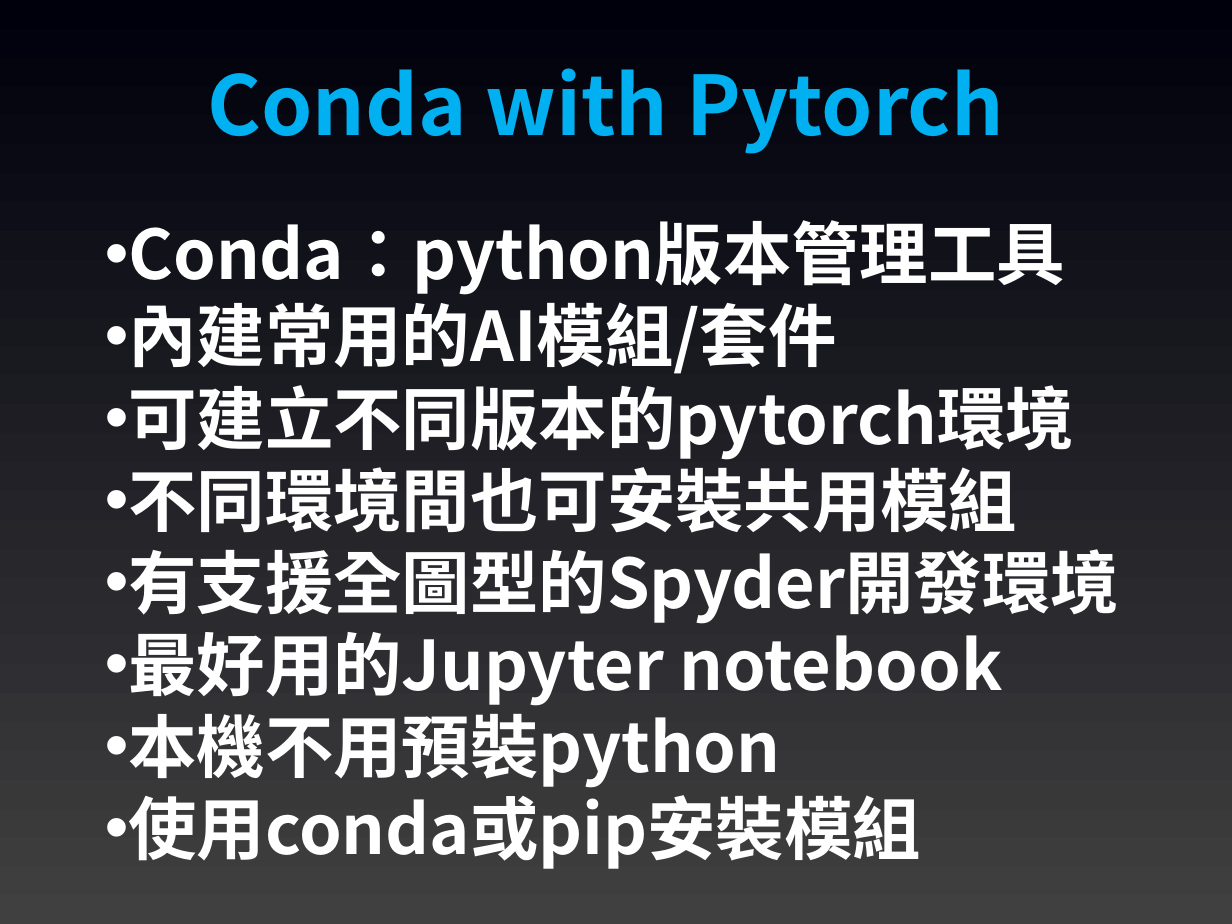
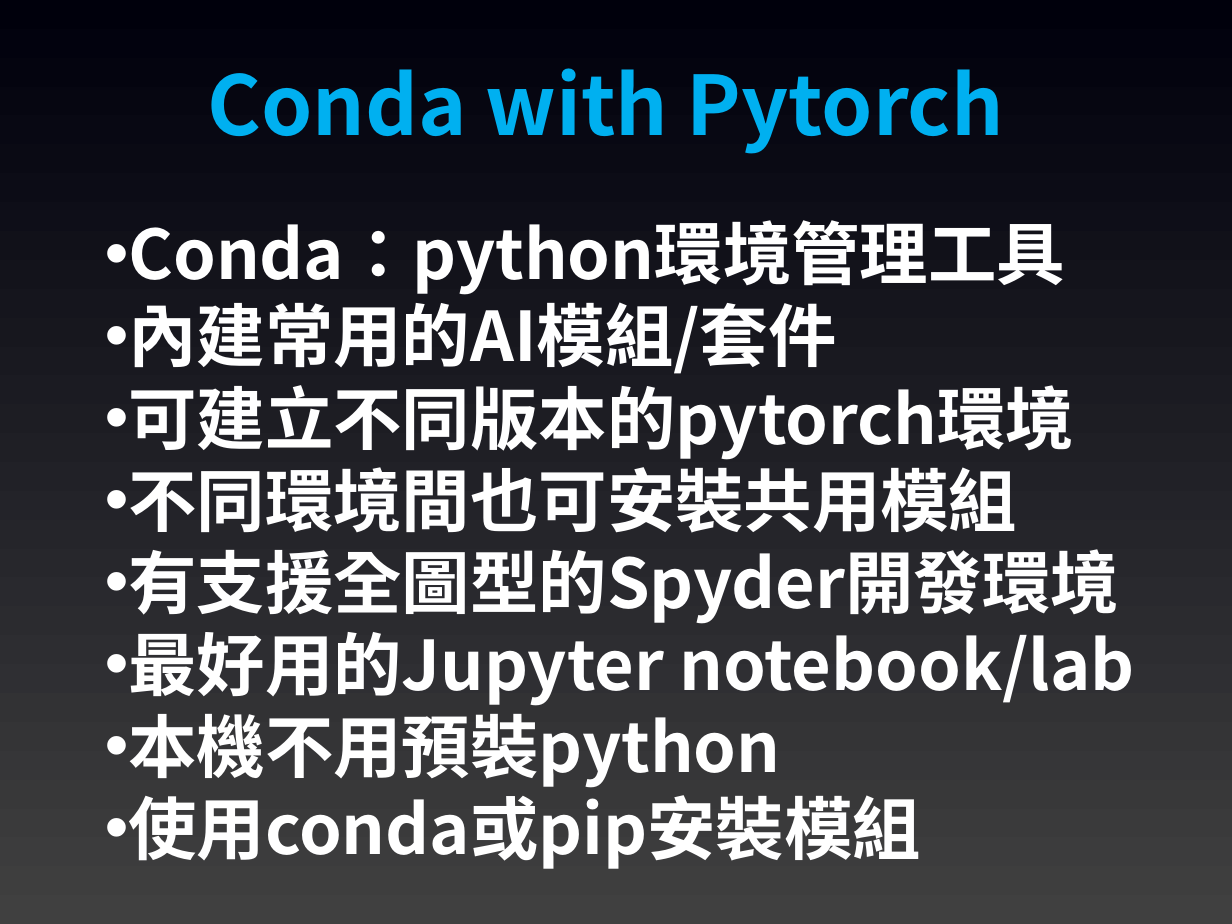
Before and after one commit to joshhu/cht_pytorch_201910, a slide deck: slide 22 of 00 - Pytorch環境介紹.pptx. Drawn at 1232x924 pixels with LibreOffice and Linux fonts; fonts in the diff are those of the drawing. Boxes give left, top, right and bottom in pixels: in the first picture for what was removed or moved away, otherwise in the second. Text is boxed around its words. In the diff, an @@ line names an element or a change of style, - is before the commit and + after.

```diff
--- a/00 - Pytorch環境介紹.pptx
+++ b/00 - Pytorch環境介紹.pptx
@@ text at bbox=[128, 220, 1065, 295]: text changed @@
-• Conda：python版本管理工具
+• Conda：python環境管理工具
@@ text at bbox=[128, 620, 1135, 706]: text changed @@
-• 最好用的Jupyter notebook
+• 最好用的Jupyter notebook/lab
```
Also in this commit, not shown: 8 other slides changed, 2 other files.
